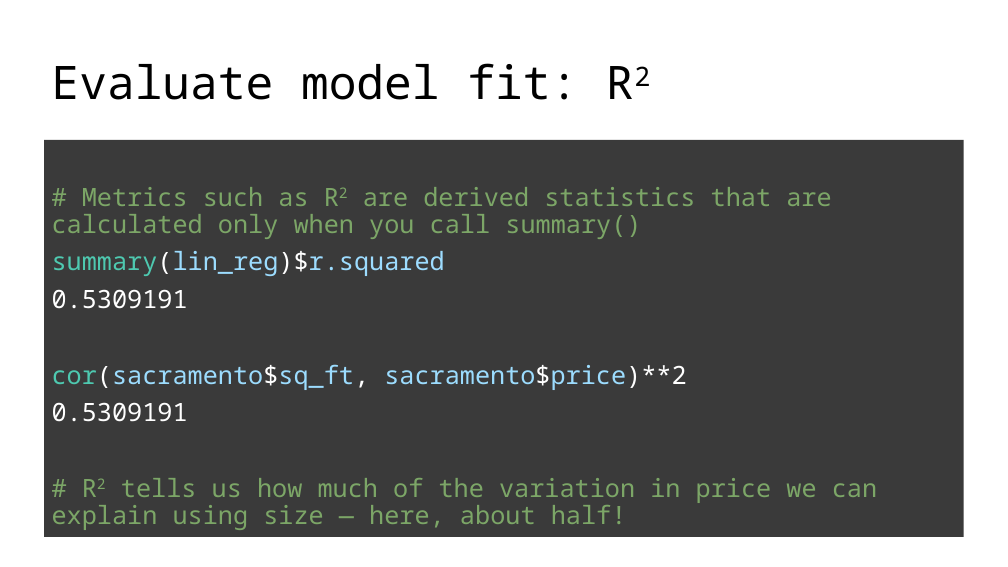
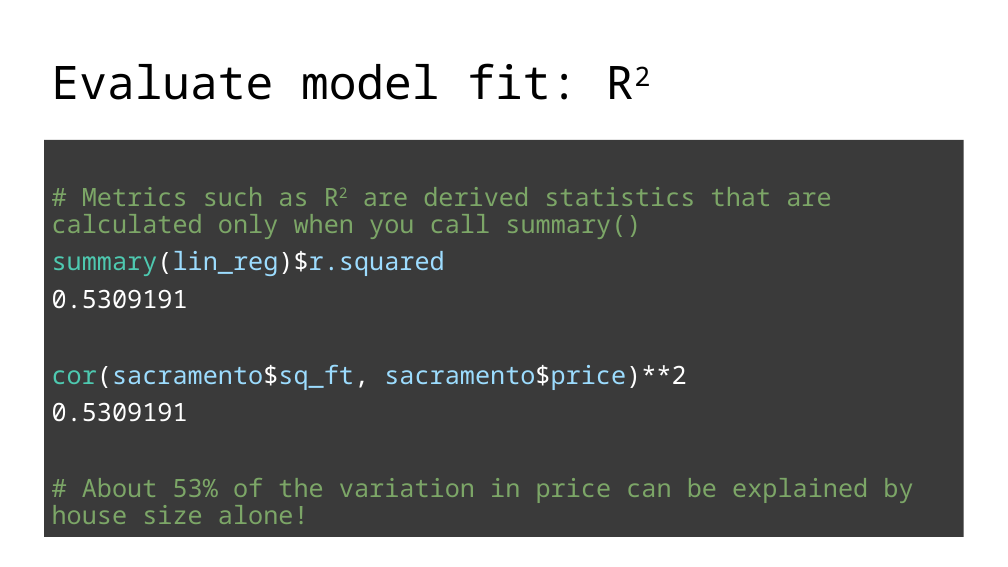
Before and after one commit to juliagallucci/Teaching_demonstrations, a slide deck: slide 28 of slide_decks/Correlation-Regression-demo2.pptx. Drawn at 1008x567 pixels with LibreOffice and Linux fonts; fonts in the diff are those of the drawing. Boxes give left, top, right and bottom in pixels: in the first picture for what was removed or moved away, otherwise in the second. Text is boxed around its words. In the diff, an @@ line names an element or a change of style, - is before the commit and + after.

```diff
--- a/slide_decks/Correlation-Regression-demo2.pptx
+++ b/slide_decks/Correlation-Regression-demo2.pptx
@@ text at <box>52,478,913,524</box>: text changed @@
-# R2 tells us how much of the variation in price we can explain using size — here, about half!
+# About 53% of the variation in price can be explained by house size alone!
```
Also in this commit, not shown: 6 other slides changed, 1 slide added, 1 slide removed.
